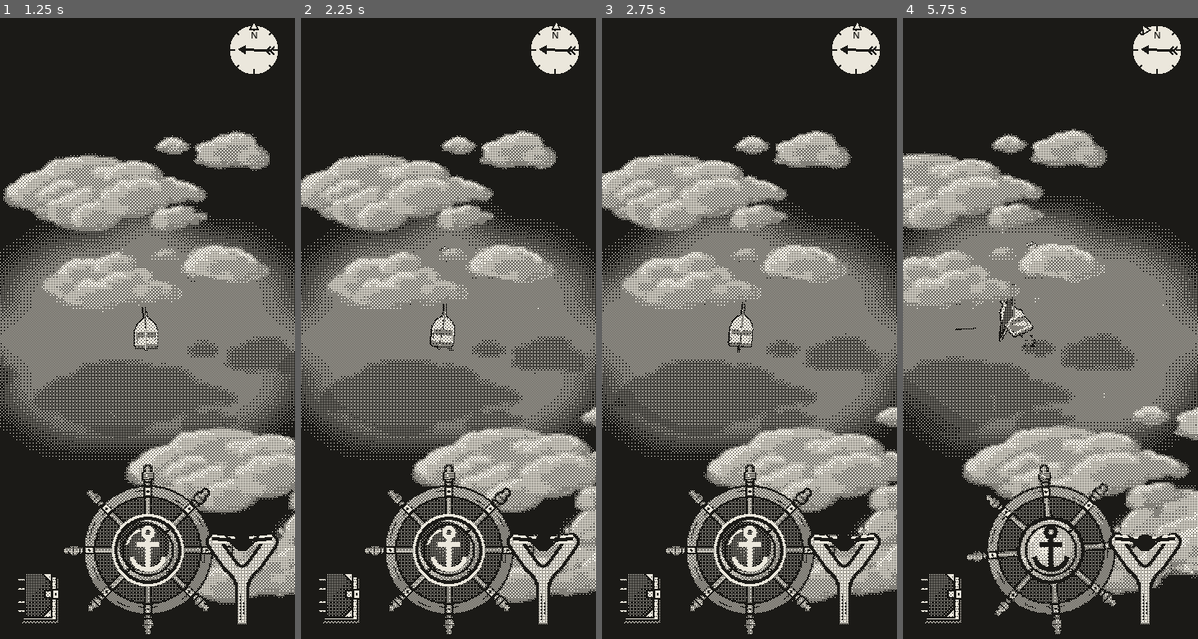
Above: before the commit, frames 1-4 (left to right).
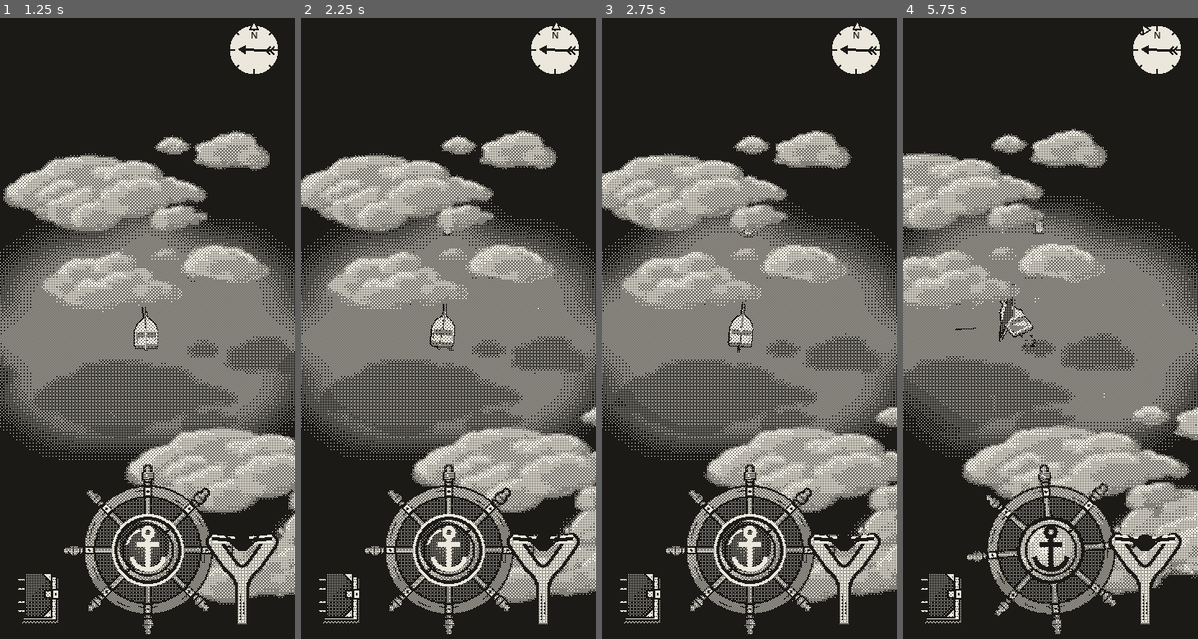
Above: after the commit, the same moments.

Repository: EnricoLabarile/Sail
Game: Godot game, scene res://Assets/Scenes/Overworld.tscn
Two runs of this game, one before a commit and one after it. Both use one fixed random seed, a clock stepped at 60 frames per second and the inputs below.
Inputs (mouse positions are in pixels of both pictures, inside the frame that each line leads up to):
- Up to frame 1 (1.25 s): click "Set sail" at 0.5 s
- Up to frame 2 (2.25 s): tap Enter (ui_accept) at 1.25, 1.52 s; move the mouse to (513, 303) at 1.27 s; hold Right (ui_right) 1.28-2 s; click (513, 303) at 1.42 s; drag from (389, 371) to (433, 471) at 2.02 s
- Up to frame 3 (2.75 s): no input
- Up to frame 4 (5.75 s): move the mouse to (1080, 191) at 2.77 s; hold Right (ui_right) 2.78-3.5 s; drag from (1035, 471) to (962, 241) at 3.52 s; move the mouse to (1139, 434) at 4.27 s; hold Left (ui_left) 4.28-5 s; tap Enter (ui_accept) at 4.52 s; drag from (962, 241) to (1006, 173) at 5.02 s

Frame 1 is identical in both runs. In frame 2, less than 0.1% of the frame differs, in the area x 46-52%, y 33-40%; in frame 3, less than 0.1%; in frame 4, less than 0.1%, in the area x 41-48%, y 32-38%.

Commit message:
Slingshot: same shot length on screen whatever the heading (tilt compensated, no carry of the boat's way)
Co-Authored-By: Claude Opus 5.5 <noreply@anthropic.com>
Claude-Session: https://claude.ai/code/session_0154zeqDuhZHz7ZXLE21BuMs

Diff:
--- a/Assets/UI/slingshot/slingshot.gd
+++ b/Assets/UI/slingshot/slingshot.gd
@@ -12,7 +12,7 @@
 ## @tool: the script also runs in the editor, so the fork is drawn there too and you can see it while you
 ## place and size it (like a Blueprint's construction script). In the editor it only draws: no touches, no shots.
 
-@export var sling_distance := 12   # metres ahead of the bow the stone lands (the prototype's 60 px)
+@export var sling_distance := 12   # how far ahead of the bow the stone lands, in metres as seen on the screen (east-west)
 @export var flight_time := 0.7      # seconds the stone flies
 @export var arc_height := 4       # metres its arc rises (the prototype's 29 px)
 @export var muzzle_height := 1.0    # metres above the water it leaves the bow
@@ -32,8 +32,6 @@
 var drag_start_y := 0.0            # where that finger came down
 var reload := 0.0                  # seconds until the pouch has a stone again
 var enter_was_down := false        # the Enter key a frame ago (so one press is one shot)
-var boat_velocity := Vector3.ZERO  # how the boat is moving (metres a second), measured each frame
-var last_boat_pos := Vector3.ZERO
 var aim_ring: MeshInstance3D       # the dashed ring on the water (made the first time it's needed)
 
 
@@ -75,11 +73,6 @@
 	var boat := _boat()
 	if boat == null:
 		return
-	# 1. How the boat is moving (the stone is carried on by her way, so it doesn't seem to veer behind her).
-	if dt > 0.0:
-		boat_velocity = (boat.global_position - last_boat_pos) / dt
-	last_boat_pos = boat.global_position
-
 	# 2. The reload: the pouch is empty for a moment after a shot.
 	if reload > 0.0:
 		reload = maxf(0.0, reload - dt)
@@ -101,11 +94,18 @@
 	update_aim(boat)
 
 
-## Where the stone will land: sling_distance ahead of the bow, plus how far the boat moves while it flies.
+## Where the stone will land: straight ahead of the bow, sling_distance away as seen on the screen (always the
+## same, whichever way she points; it doesn't follow the boat's own way any more, Enrico: the same distance every time).
 func landing_point(boat: Node3D) -> Vector3:
 	var forward := -boat.global_transform.basis.z
 	forward.y = 0.0
-	var spot: Vector3 = boat.bow_point() + forward.normalized() * sling_distance + boat_velocity * flight_time
+	forward = forward.normalized()
+	# The camera looks down at a slant (camera_tilt_deg), so on the screen a metre north or south looks shorter
+	# than a metre east or west (× cos(tilt): 0.71 at 45°). To make every shot look the same length on the screen,
+	# whichever way she points, the stone goes that much further when she points north or south.
+	var squash := cos(deg_to_rad(boat.camera_tilt_deg))
+	var on_screen := Vector2(forward.x, forward.z * squash).length()   # how long 1 m this way looks: 0.71 .. 1
+	var spot: Vector3 = boat.bow_point() + forward * (sling_distance / on_screen)
 	spot.y = 0.0
 	return spot
 
Not shown, changed: CLAUDE.md
